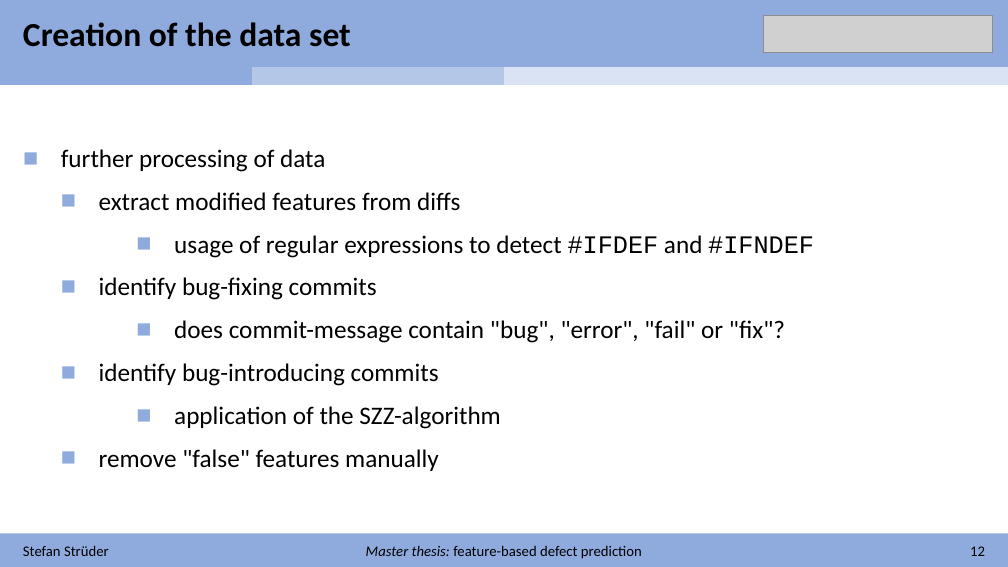
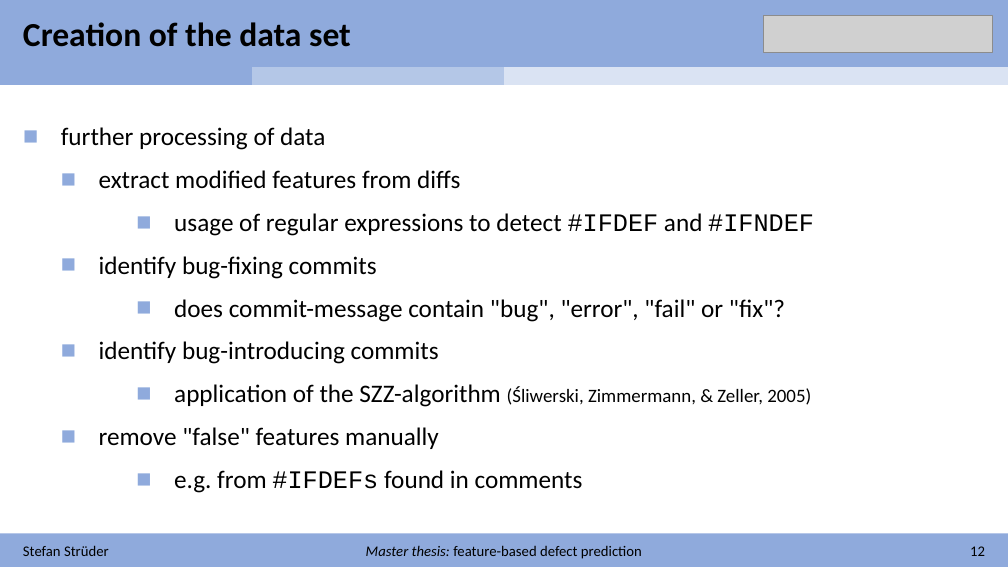
Before and after one commit to stefanstrueder/MA_Strueder, a slide deck: slide 12 of Zwischenbericht/Zwischenbericht.pptx. Drawn at 1008x567 pixels with LibreOffice and Linux fonts; fonts in the diff are those of the drawing; grey boxes stand for pictures. Boxes give left, top, right and bottom in pixels: in the first picture for what was removed or moved away, otherwise in the second. Text is boxed around its words. In the diff, an @@ line names an element or a change of style, - is before the commit and + after.

```diff
--- a/Zwischenbericht/Zwischenbericht.pptx
+++ b/Zwischenbericht/Zwischenbericht.pptx
@@ text "further processing of data": place and size @@
-text "further processing of data" at box(61, 149, 814, 471)
+text "further processing of data" at box(61, 127, 814, 493)
@@ text at box(174, 384, 811, 407): text changed; size 24 to 18 pt @@
-      ■ application of the SZZ-algorithm
+      ■ application of the SZZ-algorithm (Śliwerski, Zimmermann, & Zeller, 2005)
@@ text at box(174, 470, 583, 493): paragraph added @@
+      ■ e.g. from #IFDEFs found in comments
```
Also in this commit, not shown: 14 other slides changed, 1 other file.
